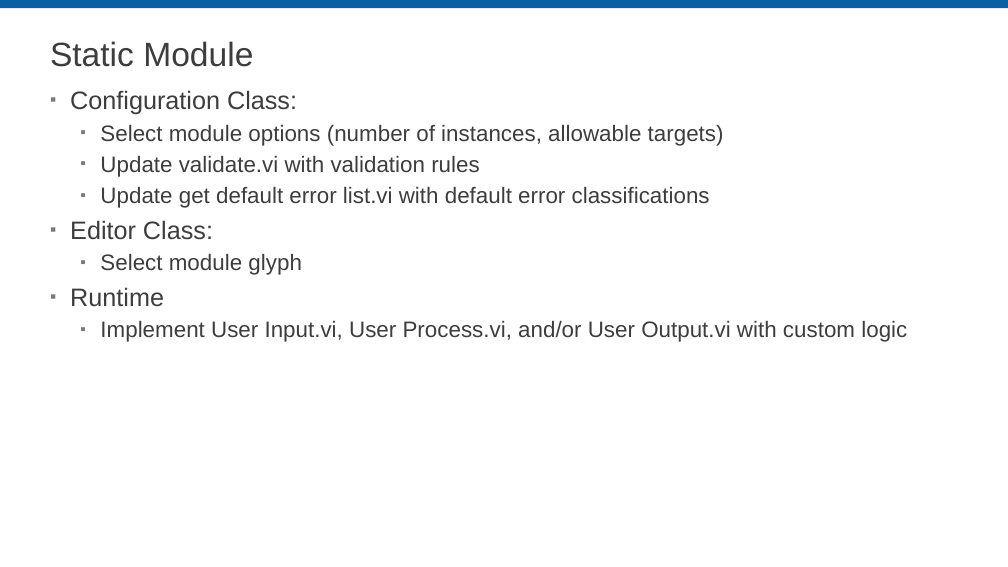
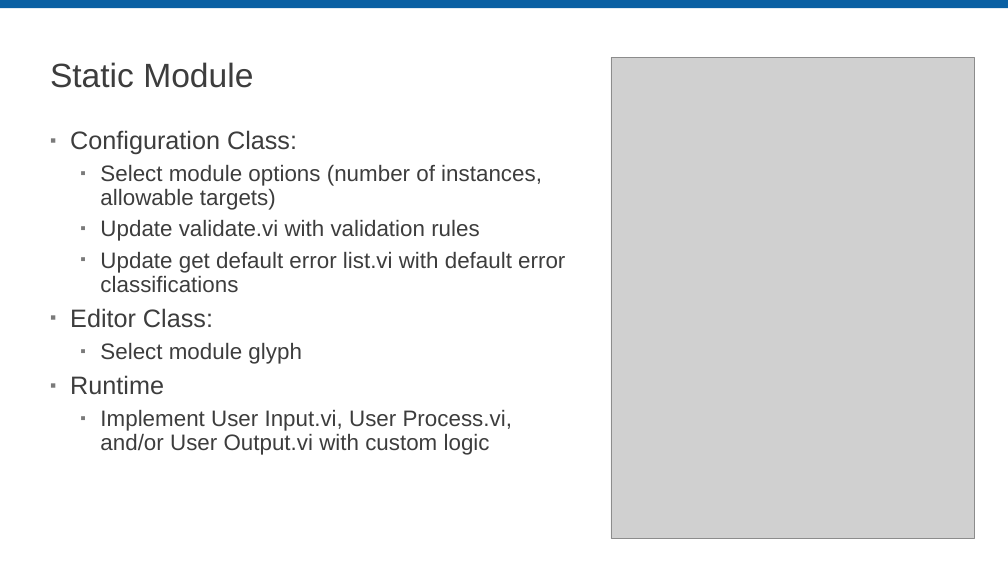
Before and after one commit to LabVIEW-DCAF/Documentation, a slide deck: slide 7 of Trunk/Getting Started Material/DCAF Training/6 Static Modules.pptx (slide 16 before the commit). Drawn at 1008x567 pixels with LibreOffice and Linux fonts; fonts in the diff are those of the drawing; grey boxes stand for pictures; background and template pictures are left out. Boxes give left, top, right and bottom in pixels: in the first picture for what was removed or moved away, otherwise in the second. Text is boxed around its words. In the diff, an @@ line names an element or a change of style, - is before the commit and + after.

Commit message:
First Pass Static Module, also made some update to shared slides in the dynamic module

```diff
--- a/Trunk/Getting Started Material/DCAF Training/6 Static Modules.pptx
+++ b/Trunk/Getting Started Material/DCAF Training/6 Static Modules.pptx
@@ title "Static Module" at bbox=[50, 62, 253, 88]: line spacing 0.9 to 1 @@
@@ picture added at bbox=[611, 57, 974, 538] @@
@@ text "Configuration Class:" rewrapped from bbox=[70, 90, 907, 342] to bbox=[70, 130, 565, 455] @@
```
Also in this commit, not shown: 2 other slides changed, 16 slides added, 12 slides removed, 1 other file.
